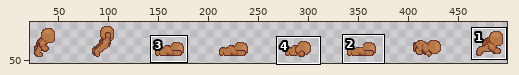
A sprite sheet gets an edit: Assets/character/Template/Right/TemplateRightRoll.png. The first picture is a wide view before the edit; the outline marks the close-up.
Close-up. Old version:
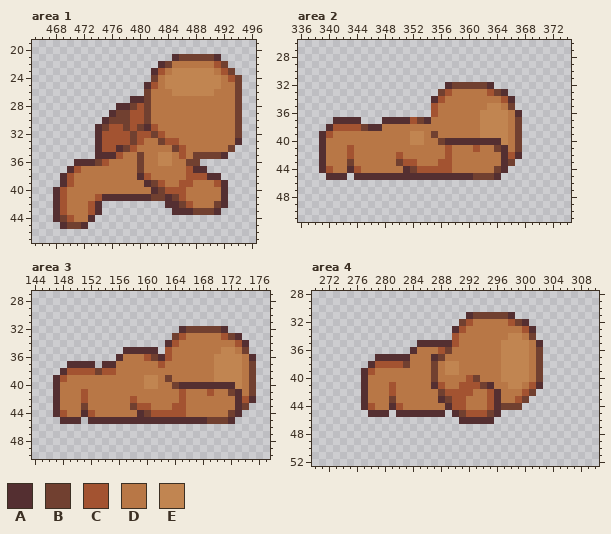
The file is 512x64 pixels. Shown: area 1: x 465..496, y 19..47; area 2: x 336..374, y 26..51; area 3: x 144..177, y 27..50; area 4: x 270..310, y 28..52. The wide view leaves out empty margins.
Palette (. is transparent): A #542f31  B #714030  C #a35331  D #b87746  E #c18551
Pixels before, area 1, first column x 468:
21 .................ABBBBBA...
22 ...............ABDDDDDDCB..
23 ..............ACDEEEEEEDCB.
24 ..............BDEEEEEEEEDCB
25 .............ACDEEEEEEEEDDB
26 .............BDDDEEEEEEDDDB
27 ...........AABDDDDDDDDDDDDB
28 .........AABCBDDDDDDDDDDDDB
29 ........ABBCCBDDDDDDDDDDDDB
30 .......ABBBCCBDDDDDDDDDDDDB
31 ......ABCCBCBACDDDDDDDDDDDB
32 ......ACCCCBCCBCDDDDDDDDDDB
33 ......ACCCCBCDDBCCDDDDDDDDA
34 ......ACCABCDDDDDBCDDDDDDB.
35 ......AAACDDBDDEEDCDBBBBA..
36 ...AAABCDDDDBDDEEDDBB......
37 ..ACDDDDDDDDBDDDDDDCAA.....
38 .ACDDDDDDDDDACDDDDDCCCAA...
39 .ACDDDDDDDDDDABCDDCCDDDCA..
40 ACDDDDDDDDDDDDABCCCDDDDDA..
41 ACDDDDCAAAAAAABBABCDDDDDA..
42 ACDDDCA.........AABCDDDBA..
43 ACDDDCA..........AAABBBA...
44 ABCDDA.....................
45 .ABBA......................
Pixels before, area 2, first column x 339:
32 ..................ABBBBBA....
33 .................BCDDDDDCBA..
34 ................ACDDDDDDDDCA.
35 ................CDDDDDDDEEDB.
36 ................CDDDDDDEEEEDA
37 ..AAAA...AAAACBADDDDDDDEEEEDB
38 .ACCCCBAADDDDDDDDDDDDDDEEEEDB
39 ACDDDDDDDDDDDEEDBDDDDDDEEEEDB
40 ADDDDDDDDDDDDEEDDBAAAAAAAAEDB
41 ADDDCDDDDDDDDDDDDDCDDDCDDBADB
42 ADDDCDDDDDDCDDDDDDCDDDDDDDACA
43 ADDDBDDDDDDBCCDDDCCDDDDDDDAB.
44 ACDDACDDDDDDABCCCCCDDDDDDBA..
45 .AAA.AAAAAAAAAAAAAAAAABBBA...
Pixels before, area 3, first column x 147:
32 ..................ABBBBBA....
33 .................BCDDDDDCBA..
34 ................ACDDDDDDDDCA.
35 ..........AAAAA.CDDDDDDDEEDB.
36 .........ADDDCBACDDDDDDEEEEDA
37 ..AAAA.AADDDDDDCDDDDDDDEEEEDB
38 .ACCCCBCCDDDDDDDDDDDDDDEEEEDB
39 ACDDDDDDDDDDDEEDBDDDDDDEEEEDB
40 ADDDDDDDDDDDDEEDDBAAAAAAAAEDB
41 ADDDCDDDDDDDDDDDDDCDDDCDDBADB
42 ADDDCDDDDDDCDDDDDDCDDDDDDDACA
43 ADDDBDDDDDDBCCDDDCCDDDDDDDAB.
44 ACDDACDDDDDDABCCCCCDDDDDDBA..
45 .AAA.AAAAAAAAAAAAAAAAABBBA...
Pixels before, area 4, first column x 277:
31 ...............ABBBBBA....
32 ..............BCDDDDDCBA..
33 .............ACDDDDDDDDCA.
34 .............CDDDDDDDEEDB.
35 ........AAAAACDDDDDDEEEEDA
36 .......ADDDCBDDDDDDDEEEEDB
37 ..AAAAADDDABDDDDDDDDEEEEDB
38 .ACCCCBDDDBDEEDDDDDDEEEEDB
39 ACDDDDDDDDBDEEDDDDDDEEEEDB
40 ADDDDDDDDDBDDDDCBDDDEEEEDB
41 ADDDCDDDDDACDDCCCBADDEEDCA
42 ADDDCDDDDDDBCCCCDDCADDDCB.
43 ADDDBDDDDDDABCCDDDCADDCB..
44 ACDDACDDDDDDACCDDDCABBB...
45 .AAA.AAAAAAA.ABCCCBA......
46 ..............AAAAA.......
And afterwards:
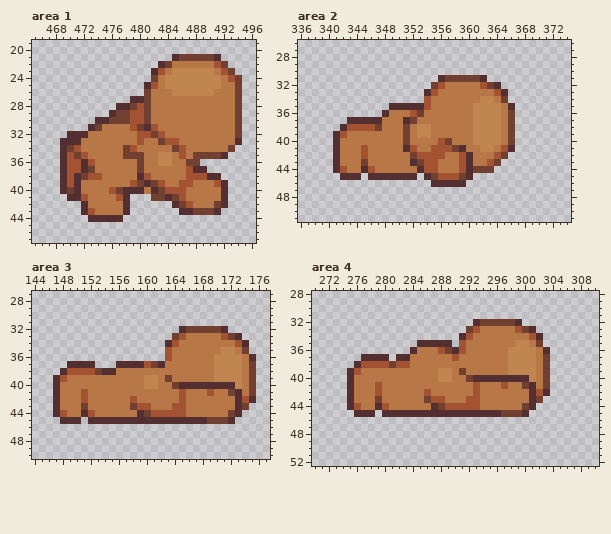
Diff:
Changed rows in their new state; - is an unchanged pixel.
Area 1:
first column x 468:
30 ------A-----------
31 -----ABDDDD-------
32 --AAADDDDDDD------
33 -AAADDDDDDDD------
34 -ABCDDDDDD--------
35 -ACBCDDDDDBB------
36 -ACC-CDD----------
37 -AC-AB------------
38 ---ABCC-----------
39 ---A-------CB-----
40 .ABA----CBAAA-----
41 ..AAC-DDDC-...----
42 ....ADDDDDA-----.-
43 ....A-DDDDA------.
44 .....-AAAA--------
45 -....-------------
Area 2:
first column x 339:
31 -----------------ABBBBBA-----
32 ----------------BCDDDDDCBA---
33 ---------------ACDD-----DC---
34 ---------------CDD-----EE-B.-
35 ----------AAAAACD-----EE---A-
36 ---------ADDDCBDD-----E---DB.
37 --..--AAADDD-BDD------E---DB.
38 -..A--CCB---B-EE------E---DB.
39 ..AC--------BD-ED-----E---DB.
40 ..A---------BDD--CBDDDEEEEDB.
41 ..A-D-C-----AC--CC-BA-DEEDCA.
42 ..A-D-C----D-BCCCCD-CA---CB..
43 ..A-D-B----DDABCCDD-CA--CB..-
44 ..ACDDAC----DDA--DD-CABBB..--
45 -..-A-.-------.-BCCCB-....---
46 ----------------AAAAA--------
Area 3:
first column x 154:
35 ---.....-
36 --.......
37 ..AAAACBA
38 AA-------
Area 4:
first column x 275:
31 -----------------.......-----
32 ----------------..ABBBBBA.---
33 ---------------..BC-----CB---
34 ---------------.AC-----DD-CA-
35 ---------------.C-----DD---B-
36 ---------------AC-----D---EDA
37 --AA--.-----DD-C------D---EDB
38 -ACC--B-C---D-DD------D---EDB
39 ACDD--------DE-DB-----D---EDB
40 ADD---------DEE--BAAAAAAAAEDB
41 ADD-C-D-----DD--DD-DD-CDDBADB
42 ADD-C-D----C-DDDDDC-DD---DACA
43 ADD-B-D----BCCDDDCC-DD--DDAB-
44 ACDDACDD----ABC--CC-DDDDDBA--
45 -AA-.-A-------A-AAAAA-BBBA---
46 ----------------.....--------
Boxes around the changes in both close-ups, in picture pixels (x1, y1, x2, y2):
changed: (53, 117, 179, 229)
changed: (319, 75, 522, 187)
changed: (102, 347, 165, 375)
changed: (347, 312, 550, 424)
